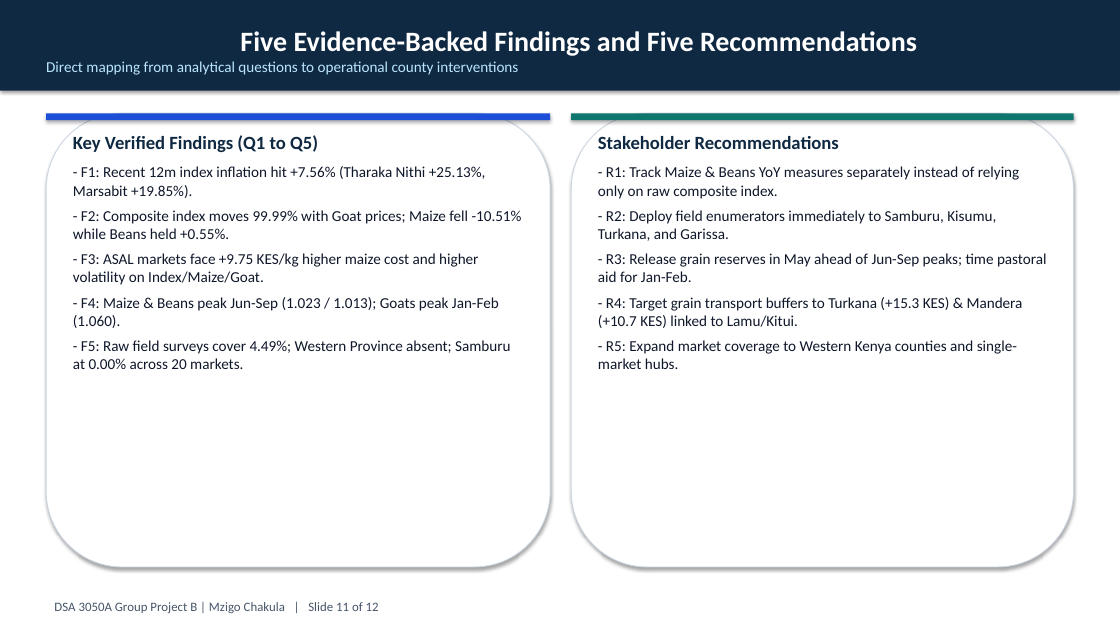
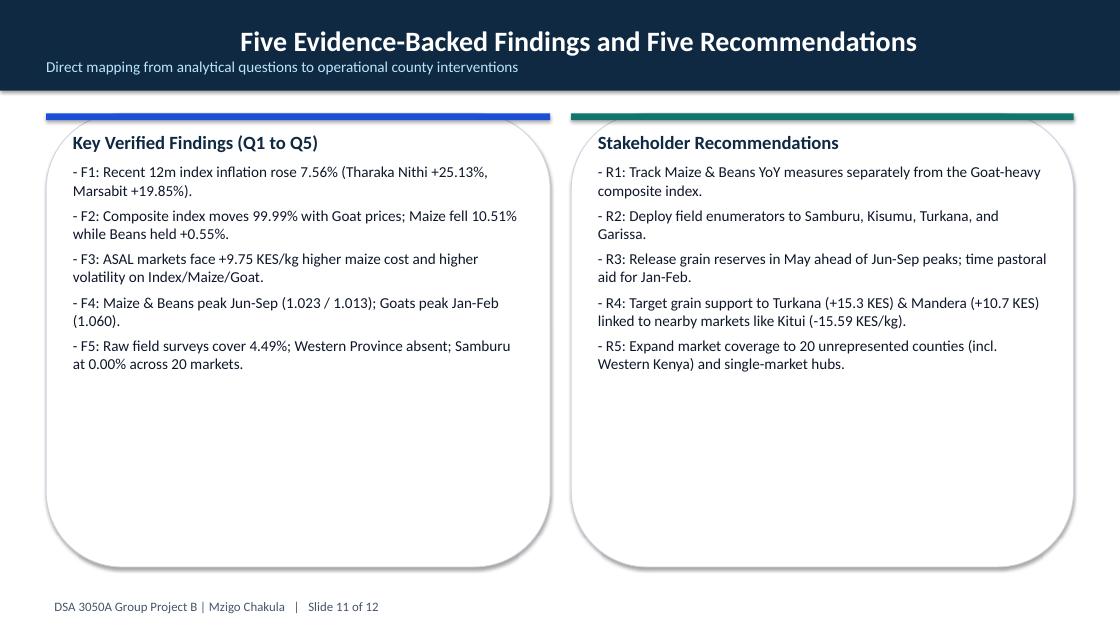
Before and after one commit to princenzmw/mzigo-chakula, a slide deck: slide 11 of slides/presentation.pptx. Drawn at 1120x630 pixels with LibreOffice and Linux fonts; fonts in the diff are those of the drawing. Boxes give left, top, right and bottom in pixels: in the first picture for what was removed or moved away, otherwise in the second. Text is boxed around its words. In the diff, an @@ line names an element or a change of style, - is before the commit and + after.

```diff
--- a/slides/presentation.pptx
+++ b/slides/presentation.pptx
@@ text at (x1=73, y1=166, x2=517, y2=239): text changed @@
-- F1: Recent 12m index inflation hit +7.56% (Tharaka Nithi +25.13%, Marsabit +19.85%).
-- F2: Composite index moves 99.99% with Goat prices; Maize fell -10.51% while Beans held +0.55%.
+- F1: Recent 12m index inflation rose 7.56% (Tharaka Nithi +25.13%, Marsabit +19.85%).
+- F2: Composite index moves 99.99% with Goat prices; Maize fell 10.51% while Beans held +0.55%.
@@ text at (x1=598, y1=166, x2=1041, y2=239): text changed @@
-- R1: Track Maize & Beans YoY measures separately instead of relying only on raw composite index.
-- R2: Deploy field enumerators immediately to Samburu, Kisumu, Turkana, and Garissa.
+- R1: Track Maize & Beans YoY measures separately from the Goat-heavy composite index.
+- R2: Deploy field enumerators to Samburu, Kisumu, Turkana, and Garissa.
@@ text at (x1=598, y1=297, x2=1040, y2=372): text changed @@
-- R4: Target grain transport buffers to Turkana (+15.3 KES) & Mandera (+10.7 KES) linked to Lamu/Kitui.
-- R5: Expand market coverage to Western Kenya counties and single-market hubs.
+- R4: Target grain support to Turkana (+15.3 KES) & Mandera (+10.7 KES) linked to nearby markets like Kitui (-15.59 KES/kg).
+- R5: Expand market coverage to 20 unrepresented counties (incl. Western Kenya) and single-market hubs.
```
Also in this commit, not shown: 3 other slides changed, 15 other files.
